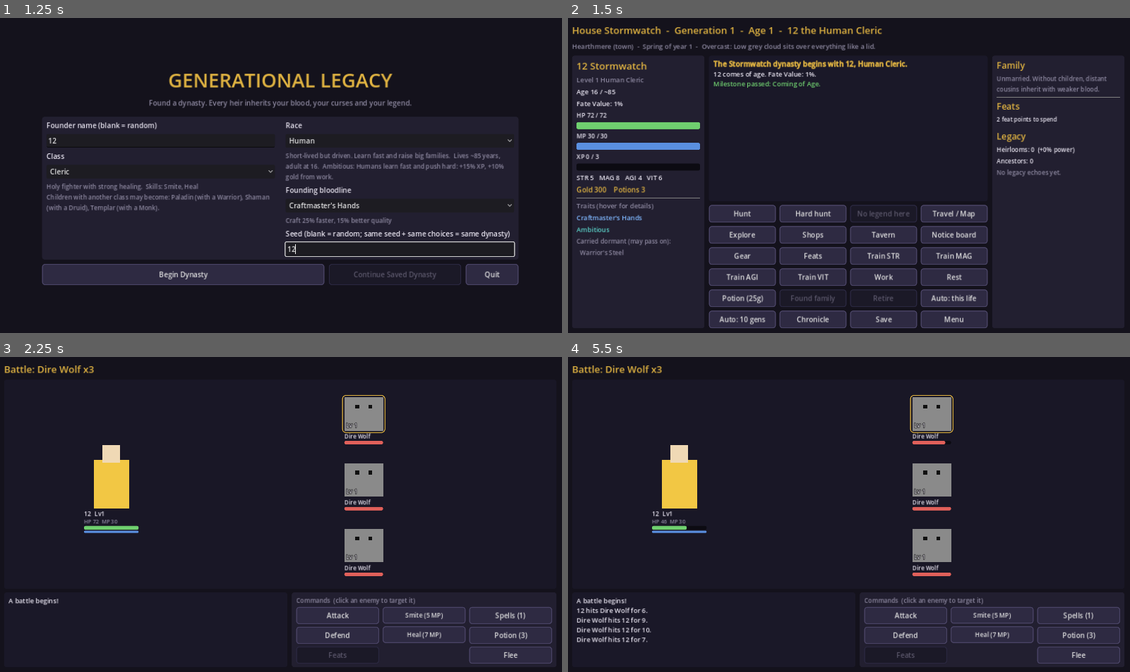
Above: before the commit, frames 1-4 (two rows, left to right).
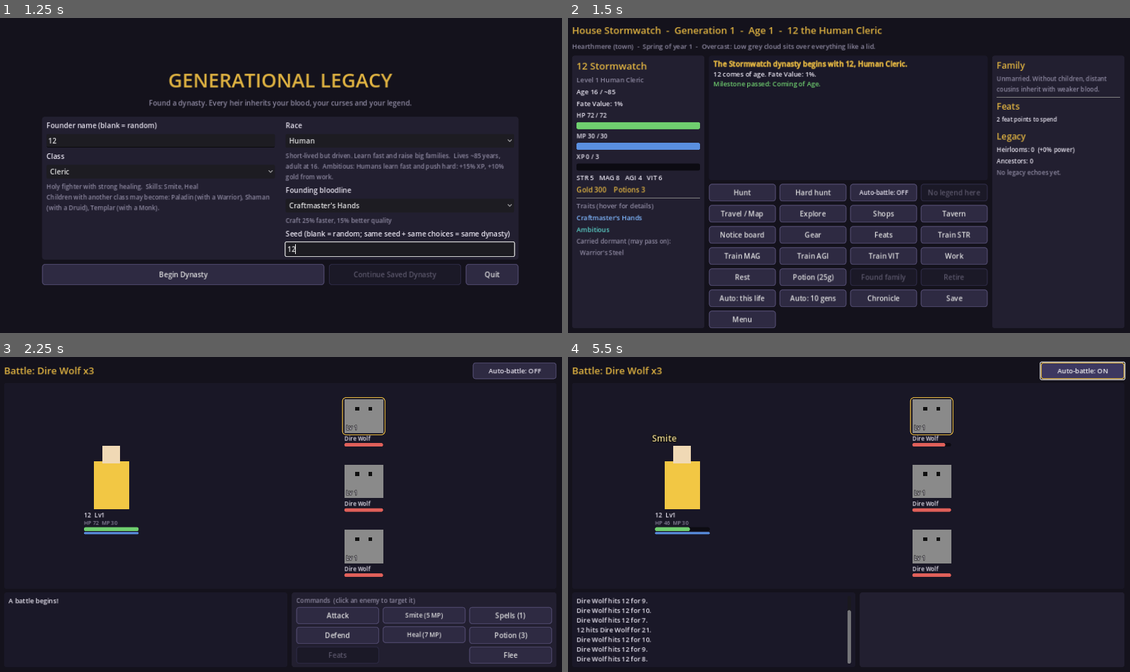
Above: after the commit, the same moments.

Repository: DMG-Workshop/Generational-Legacy-RPG-design
Game: Godot game, scene res://ui/main.tscn
The game is run twice, just before and just after one commit, with the same random seed, the same clock (stepped at 60 frames per second) and the same inputs.
Inputs (mouse positions are in pixels of both pictures, inside the frame that each line leads up to):
- Up to frame 1 (1.25 s): click (162, 140) at 0.52 s; type "12" at 0.6 s; click (399, 247) at 0.75 s; type "12" at 0.83 s
- Up to frame 2 (1.5 s): click "Begin Dynasty" at 1.25 s
- Up to frame 3 (2.25 s): click "Hunt" at 2 s
- Up to frame 4 (5.5 s): click "Attack" at 2.75 s; tap Enter at 3.5 s; move the mouse to (972, 498) at 3.52 s; hold Right 3.53-4.25 s; tap I at 3.6 s; click (972, 498) at 3.67 s; tap Space (ui_select) at 3.77 s; drag from (736, 530) to (820, 577) at 4.27 s; click (1085, 369) at 5 s, where only the run after the commit has a clickable "Auto-battle: OFF"

Frame 1 is identical in both runs. In frame 2, 8.5% of the frame differs, in the area x 25-75%, y 52-99%; in frame 3, 2.1%; in frame 4, 4.6%.

Commit message:
Auto-battle: hunts that fight themselves until the player takes over
The player asked for a switch that lets hunts resolve on their own. With
auto-battle on, a Hunt or Hard hunt plays turn by turn in the battle view,
one action every 0.4 s, each one the autopilot's GameTactics choice
(GameTactics.auto_turn, which GameBot.fight now uses too). A toggle in the
battle view's title row and one beside Hunt on the life screen show the
state; switching off mid-battle hands the commands back at once. The
setting is saved with the dynasty (older saves load with it off).

Co-Authored-By: Claude Opus 5.5 <noreply@anthropic.com>
Claude-Session: https://claude.ai/code/session_01JNXiUGbEfeQhXYLJb9eyrM

Diff:
--- a/core/game/game_bot.gd
+++ b/core/game/game_bot.gd
@@ -10,7 +10,7 @@
 	var guard := 0
 	while not b.is_over() and guard < 300:
 		guard += 1
-		GameTactics.act(b, GameTactics.choose(b, -1))
+		GameTactics.auto_turn(b)
 	d.finish_battle()
 
 
--- a/core/game/game_dynasty.gd
+++ b/core/game/game_dynasty.gd
@@ -31,6 +31,7 @@
 var pending_event: Dictionary = {}   # an event waiting for the player's choice (see GameEvents)
 var shop_state: Dictionary = {}      # owned by GameItems: temple services used by the living heir
 var ages := GameAges.new()           # per-Age summaries of older heirs, and the saga's greatest
+var auto_battle: bool = false        # the player's choice: hunts fight themselves (see GameTactics.auto_turn)
 
 
 static func new_game(p_seed: int, founder_name: String, class_id: String, bloodline_id: String, race_id: String = "human") -> GameDynasty:
@@ -795,7 +796,7 @@
 		"journal": journal.slice(maxi(0, journal.size() - JOURNAL_SAVED)), "next_id": next_id, "total_hunts": total_hunts,
 		"killer_id": killer_id, "world": world.to_dict(), "flags": flags,
 		"quests": quests.to_dict(), "party": party.to_dict(), "pending_event": pending_event,
-		"shop_state": shop_state, "ages": ages.to_dict(),
+		"shop_state": shop_state, "ages": ages.to_dict(), "auto_battle": auto_battle,
 	}
 
 
@@ -834,6 +835,7 @@
 	g.party = GameParty.from_dict(d.get("party", {}), g)
 	g.pending_event = _ints(d.get("pending_event", {}))
 	g.shop_state = _ints(d.get("shop_state", {}))
+	g.auto_battle = bool(d.get("auto_battle", false))
 	if g.state == "succession" and g.gen >= GameAges.max_generations():   # no heir is chosen past the last generation
 		GameAges.end_saga(g, [])
 	return g
--- a/core/game/game_tactics.gd
+++ b/core/game/game_tactics.gd
@@ -480,3 +480,22 @@
 				b.cast_spell(str(plan["spell"]), int(plan["target"]))
 		_:
 			b.attack(int(plan.get("target", b.first_target())))
+
+
+## The heir's turn decided and taken for them, as the autopilot and auto-battle do. A plan the
+## battle turns down (an area that reaches no one by now) becomes a plain blow, so a turn is never
+## lost to it. Returns the plan carried out.
+static func auto_turn(b: GameBattle) -> Dictionary:
+	var plan := choose(b, -1)
+	var before := b.turn
+	act(b, plan)
+	if b.result == "" and b.turn == before:
+		plan = {"act": "attack", "target": b.first_target()}
+		b.attack(int(plan["target"]))
+	return plan
+
+
+## Whether the battle under way fights itself from its first turn: a hunt or hard hunt begun with
+## auto-battle on. The player may switch it on or off in any battle.
+static func auto_from_start(d: GameDynasty) -> bool:
+	return d.auto_battle and d.battle != null and d.battle_kind in ["hunt", "hunt_hard"]
--- a/tests/test_game_feats.gd
+++ b/tests/test_game_feats.gd
@@ -46,6 +46,7 @@
 	test_save_load()
 	test_old_saves()
 	test_determinism()
+	test_auto_battle()
 	_ui_tests.call_deferred()
 
 
@@ -951,6 +952,53 @@
 		ok(JSON.stringify(a.to_dict()) == JSON.stringify(b.to_dict()), "a loaded copy plays on like the original")
 
 
+# ---------------------------------------------------------------- auto-battle
+
+func test_auto_battle() -> void:
+	# Each auto turn is the autopilot's own choice, carried out the same way.
+	var pair: Array = []
+	for k in 2:
+		var d := _dyn("warrior", 30, 515, "steel_sword")
+		_ready_feats(d, ["cleave", "charge", "rend"])
+		_full_party(d, ["bren_cask"])
+		pair.append(_battle(d, 3, "goblin", 1.4))
+	var a: GameBattle = pair[0]
+	var c: GameBattle = pair[1]
+	var turns := 0
+	var feats_used := 0
+	while not a.is_over() and turns < 80:
+		turns += 1
+		var plan := GameTactics.choose(c, -1)
+		GameTactics.act(c, plan)
+		var done := GameTactics.auto_turn(a)
+		ok(str(done.get("act")) == str(plan.get("act")) and str(done.get("feat", "")) == str(plan.get("feat", "")), "auto turn %d takes the tactics choice: %s" % [turns, str(done.get("act"))])
+		feats_used += 1 if str(done.get("feat", "")) != "" else 0
+	ok(a.is_over() and a.log == c.log and a.result == c.result, "an auto battle runs exactly as the autopilot's (%d turns, %s)" % [turns, a.result])
+	ok(feats_used > 0, "and uses feats on its own (%d)" % feats_used)
+	# A plan the battle turns down still takes the turn as a plain blow.
+	var d2 := _dyn("warrior", 30, 516, "steel_sword")
+	var b2 := _battle(d2, 2)
+	_sturdy(b2)
+	var t0 := b2.turn
+	GameTactics.act(b2, {"act": "ability", "feat": "cleave", "target": 0})
+	ok(b2.turn == t0, "an unreadied feat is turned down by the battle")
+	# Only hunts begin on their own; the switch is saved with the game, off in older saves.
+	var d := _dyn("warrior", 10, 517)
+	ok(not d.auto_battle, "auto-battle starts off")
+	_battle(d, 1)
+	ok(not GameTactics.auto_from_start(d), "and a hunt is then the player's to fight")
+	d.battle = null
+	d.auto_battle = true
+	for kind in ["hunt", "hunt_hard", "legend", "event"]:
+		d._begin_battle([d._make_enemy(GameCombat.creature_def("goblin"), 1.0, 1.0, 10)], kind)
+		ok(GameTactics.auto_from_start(d) == (kind in ["hunt", "hunt_hard"]), "a %s battle %s on its own" % [kind, "begins" if kind.begins_with("hunt") else "does not begin"])
+		d.battle = null
+	var raw: Dictionary = JSON.parse_string(JSON.stringify(d.to_dict()))
+	ok(GameDynasty.from_dict(raw).auto_battle, "the switch survives a save")
+	raw.erase("auto_battle")
+	ok(not GameDynasty.from_dict(raw).auto_battle, "an older save loads with it off")
+
+
 # ---------------------------------------------------------------- screens
 
 func _frames(n: int = 4) -> void:
@@ -982,6 +1030,65 @@
 	for c in n.get_children():
 		_labels_text(c, out)
 	return out
+
+
+func _wait_idle(view: Control) -> void:
+	for k in 60:
+		if not view.busy:
+			return
+		await create_timer(0.1).timeout
+
+
+func _auto_ui(app: Node, d: GameDynasty) -> void:
+	d.battle = null
+	d.auto_battle = false
+	d.heir.full_heal()
+	app.show_state()
+	await _frames(4)
+	var toggle := _button(app.current, "Auto-battle: OFF")
+	ok(toggle != null, "the life screen shows auto-battle off")
+	toggle.pressed.emit()
+	await _frames(3)
+	ok(d.auto_battle and _button(app.current, "Auto-battle: ON") != null, "pressing it switches it on and says so")
+	ok(GameDynasty.load_from_disk().auto_battle, "and the game is saved with it")
+	_button(app.current, "Hunt").pressed.emit()
+	await _frames(4)
+	var view: Control = app.current
+	ok(d.battle != null and view.auto and _button(view, "Auto-battle: ON") != null, "a hunt begins with auto-battle on")
+	ok(_button(view, "Attack") == null and _button(view, "Take over") != null, "the heir's commands give way to a Take over button")
+	for e in d.battle.enemies:
+		e["hp"] = 100000
+		e["max_hp"] = 100000
+		e["atk"] = 0.0
+	await create_timer(2.5).timeout
+	var t1: int = d.battle.turn
+	ok(t1 >= 2, "the heir fights turn after turn unprompted (%d turns in 2.5 s)" % t1)
+	ok(t1 <= 8, "at a pace that can be followed")
+	_button(view, "Auto-battle: ON").pressed.emit()
+	await _wait_idle(view)
+	await _frames(3)
+	var t2: int = d.battle.turn
+	ok(not view.auto and not d.auto_battle and _button(view, "Auto-battle: OFF") != null, "switching it off mid-battle shows it off")
+	ok(_button(view, "Attack") != null, "and hands the commands back at once")
+	await create_timer(1.2).timeout
+	ok(d.battle.turn == t2, "no turn is taken for the player once it is off")
+	_button(view, "Attack").pressed.emit()
+	await _wait_idle(view)
+	ok(d.battle.turn == t2 + 1, "the player's own command plays")
+	_button(view, "Auto-battle: OFF").pressed.emit()
+	await _frames(2)
+	ok(d.auto_battle, "switched on again in battle")
+	for e in d.battle.enemies:
+		e["hp"] = 1
+	for k in 40:
+		if view.result_shown:
+			break
+		await create_timer(0.2).timeout
+	ok(view.result_shown and d.battle == null, "it fights on to the end")
+	_button(view, "Continue").pressed.emit()
+	await _frames(3)
+	ok(_button(app.current, "Auto-battle: ON") != null, "and stays on for the hunts after")
+	d.auto_battle = false
 
 
 func _ui_tests() -> void:
@@ -1119,6 +1226,7 @@
 	ok(view.aim_info.text.begins_with("Around Tess"), "and says so: %s" % view.aim_info.text)
 	view._cancel_aim()
 	await _frames(2)
+	await _auto_ui(app, d)
 	app.queue_free()
 	GameDynasty.save_path = real
 	_done()
--- a/ui/play/battle_view.gd
+++ b/ui/play/battle_view.gd
@@ -32,6 +32,11 @@
 var feat_list: Control = null
 var aim_info: Label = null      # the aim panel's "catches N foes" line
 var floats: Dictionary = {}     # ref -> status words floated this action, so they stack instead of overlap
+var auto: bool = false          # the heir fights on their own (GameTactics), one action every AUTO_PACE
+var auto_button: Button
+var _auto_waiting: bool = false # an auto action is due once AUTO_PACE has passed
+
+const AUTO_PACE := 0.4
 
 
 func _ready() -> void:
@@ -46,10 +51,19 @@
 	root.add_theme_constant_override("separation", 8)
 	margin.add_child(root)
 
+	var top := HBoxContainer.new()
+	top.add_theme_constant_override("separation", 12)
+	root.add_child(top)
 	var title := Kit.label("Battle: %s" % _foe_list(), 22, Kit.ACCENT)
 	title.text_overrun_behavior = TextServer.OVERRUN_TRIM_ELLIPSIS
 	title.clip_text = true
-	root.add_child(title)
+	title.size_flags_horizontal = Control.SIZE_EXPAND_FILL
+	top.add_child(title)
+	auto = GameTactics.auto_from_start(d)
+	auto_button = Kit.button("", func(): set_auto(not auto), Vector2(190, 34))
+	auto_button.add_theme_font_size_override("font_size", 15)
+	top.add_child(auto_button)
+	_show_auto()
 
 	var ap := Kit.panel(Color("#191726"))
 	ap.size_flags_vertical = Control.SIZE_EXPAND_FILL
@@ -479,6 +493,9 @@
 func _build_commands() -> void:
 	Kit.clear(command_box)
 	aim_info = null
+	if auto and not b.is_over():
+		_build_auto_commands()
+		return
 	if not aiming.is_empty():
 		_build_aim_commands()
 		return
@@ -516,6 +533,53 @@
 	pot.disabled = d.heir.potions <= 0
 	col3.add_child(pot)
 	col3.add_child(Kit.button("Flee", func(): _do(func(): b.flee())))
+
+
+# ---------------------------------------------------------------- auto-battle
+
+## Switches auto-battle on or off, for this fight and the hunts after it. Off hands the next
+## command back to the player at once; on lets the heir fight from their next turn.
+func set_auto(on: bool) -> void:
+	auto = on
+	d.auto_battle = on
+	_show_auto()
+	if result_shown or busy:
+		return
+	aiming = {}
+	_show_area({}, -1)
+	_build_commands()
+
+
+func _show_auto() -> void:
+	auto_button.text = "Auto-battle: %s" % ("ON" if auto else "OFF")
+	auto_button.add_theme_color_override("font_color", Kit.GOOD if auto else Kit.TEXT)
+	auto_button.tooltip_text = ("%s fights on their own, choosing as the autopilot would. Click to take over." if auto
+		else "Let %s fight on their own, now and in the hunts that follow.") % d.heir.name
+
+
+func _build_auto_commands() -> void:
+	_close_spells()
+	_close_feats()
+	hint.text = "Auto-battle: %s fights on their own." % d.heir.name
+	var v := VBoxContainer.new()
+	v.add_theme_constant_override("separation", 8)
+	v.size_flags_horizontal = Control.SIZE_EXPAND_FILL
+	command_box.add_child(v)
+	var l := Kit.label("Every choice is the one the autopilot would make. Switch auto-battle off to give the orders yourself.", 14, Kit.TEXT)
+	l.autowrap_mode = TextServer.AUTOWRAP_WORD_SMART
+	l.custom_minimum_size = Vector2(560, 0)
+	v.add_child(l)
+	v.add_child(Kit.button("Take over", func(): set_auto(false), Vector2(180, 38)))
+	if not _auto_waiting:
+		_auto_waiting = true
+		get_tree().create_timer(AUTO_PACE).timeout.connect(_auto_step)
+
+
+func _auto_step() -> void:
+	_auto_waiting = false
+	if not auto or busy or result_shown or b.is_over() or not is_inside_tree():
+		return
+	_do(func(): GameTactics.auto_turn(b))
 
 
 func _small_button(text: String, cb: Callable) -> Button:
--- a/ui/play/life_screen.gd
+++ b/ui/play/life_screen.gd
@@ -217,6 +217,9 @@
 	_act("Hunt", func(): _hunt("hunt"))
 	var hard := _act("Hard hunt", func(): _hunt("hunt_hard"))
 	hard.tooltip_text = "Tougher monsters and more Elites, for double XP and gold."
+	var auto := _act("Auto-battle: %s" % ("ON" if d.auto_battle else "OFF"), func(): d.auto_battle = not d.auto_battle; app.autosave(); _refresh())
+	auto.add_theme_color_override("font_color", Kit.GOOD if d.auto_battle else Kit.TEXT)
+	auto.tooltip_text = "Hunts fight themselves, choosing as the autopilot would. Switch it off in battle to take over."
 	var legend := _act("Fight %s" % boss.get("short", boss["name"]) if not boss.is_empty() else "No legend here", func(): _legend())
 	legend.disabled = boss.is_empty()
 	if not boss.is_empty():
